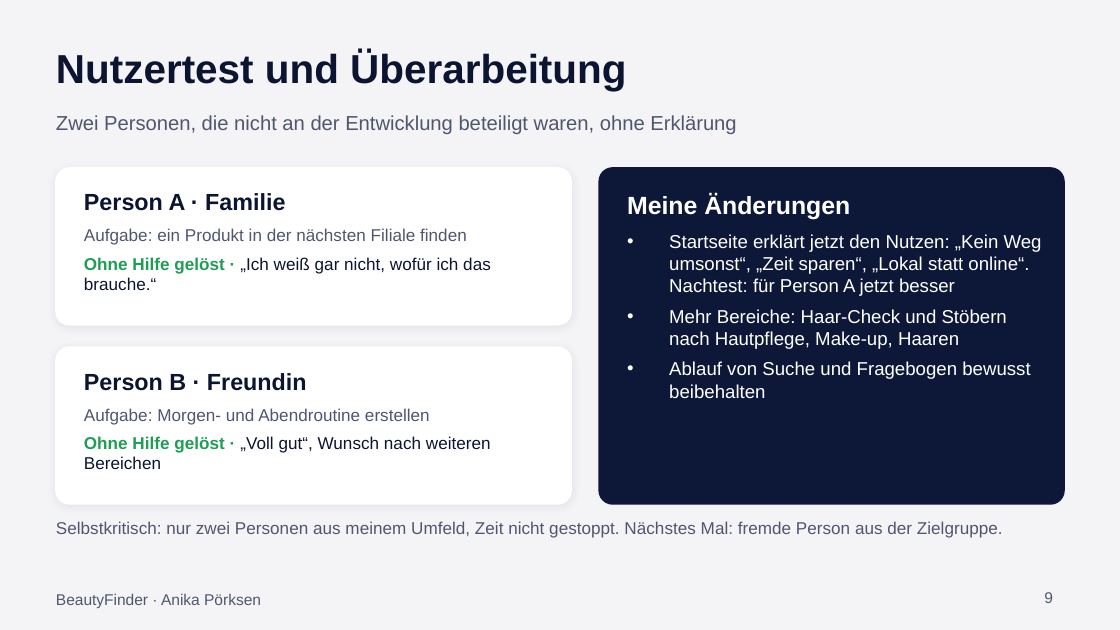
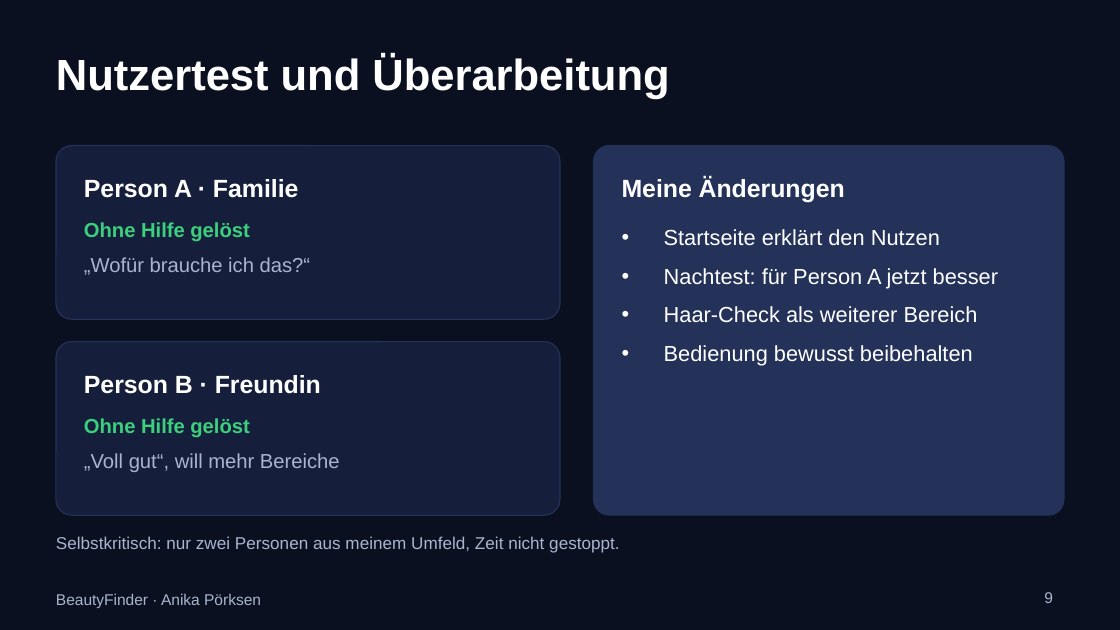
Before and after one commit to anikaprksn/Digitale-WElten, a slide deck: slide 9 of abgabe/Praesentation_BeautyFinder.pptx. Drawn at 1120x630 pixels with LibreOffice and Linux fonts; fonts in the diff are those of the drawing. Boxes give left, top, right and bottom in pixels: in the first picture for what was removed or moved away, otherwise in the second. Text is boxed around its words. In the diff, an @@ line names an element or a change of style, - is before the commit and + after.

```diff
--- a/abgabe/Praesentation_BeautyFinder.pptx
+++ b/abgabe/Praesentation_BeautyFinder.pptx
@@ background #F4F4F6 to #0A1020 @@
@@ text "Nutzertest und Überarbeitung" at bbox=[56, 55, 669, 99]: size 26 to 28 pt, text colour #0B1430 to #FFFFFF @@
@@ text removed at bbox=[56, 115, 736, 134] @@
-Zwei Personen, die nicht an der Entwicklung beteiligt waren, ohne Erklärung
@@ rounded rectangle at bbox=[56, 146, 560, 319]: fill #FFFFFF to #151F3B; outline #FFFFFF 1 pt to #24325A 0.75 pt; shadow off; proportions changed @@
@@ rounded rectangle: place and size @@
-rounded rectangle at bbox=[56, 168, 571, 325]
+rounded rectangle at bbox=[56, 146, 560, 319]
@@ rounded rectangle: place and size @@
-rounded rectangle at bbox=[599, 168, 1064, 504]
+rounded rectangle at bbox=[594, 146, 1064, 515]
@@ rounded rectangle at bbox=[594, 146, 1064, 515]: fill #0D1838 to #24325A; outline #0D1838 1 pt to #24325A 0.75 pt; proportions changed @@
@@ text "Person A · Familie" at bbox=[84, 179, 298, 198]: size 15 to 16 pt, text colour #0B1430 to #FFFFFF @@
@@ text "Person A · Familie": place and size @@
-text "Person A · Familie" at bbox=[84, 193, 285, 211]
+text "Person A · Familie" at bbox=[84, 179, 298, 198]
@@ text "Meine Änderungen": place and size @@
-text "Meine Änderungen" at bbox=[627, 194, 850, 220]
+text "Meine Änderungen" at bbox=[622, 177, 845, 203]
@@ text "Ohne Hilfe gelöst" at bbox=[84, 222, 249, 242]: vertical alignment top to middle @@
@@ text at bbox=[84, 222, 249, 242]: text changed; size 11 to 13 pt; text colour #0B1430 to #3CCF7C; bold on @@
-Ohne Hilfe gelöst · „Ich weiß gar nicht, wofür ich das brauche.“
+Ohne Hilfe gelöst
@@ text at bbox=[664, 229, 998, 366]: text changed; size 12 to 14 pt @@
-• Startseite erklärt jetzt den Nutzen: „Kein Weg umsonst“, „Zeit sparen“, „Lokal statt online“. Nachtest: für Person A jetzt besser
-• Mehr Bereiche: Haar-Check und Stöbern nach Hautpflege, Make-up, Haaren
-• Ablauf von Suche und Fragebogen bewusst beibehalten
+• Startseite erklärt den Nutzen
+• Nachtest: für Person A jetzt besser
+• Haar-Check als weiterer Bereich
+• Bedienung bewusst beibehalten
@@ text at bbox=[84, 257, 310, 275]: text changed; size 11 to 13 pt; text colour #4F5770 to #A9B4CF @@
-Aufgabe: ein Produkt in der nächsten Filiale finden
+„Wofür brauche ich das?“
@@ text "„Wofür brauche ich das?“" at bbox=[84, 257, 310, 275]: vertical alignment middle to top @@
@@ rounded rectangle: place and size @@
-rounded rectangle at bbox=[56, 347, 571, 504]
+rounded rectangle at bbox=[56, 342, 560, 515]
@@ rounded rectangle at bbox=[56, 342, 560, 515]: fill #FFFFFF to #151F3B; outline #FFFFFF 1 pt to #24325A 0.75 pt; shadow off; proportions changed @@
@@ text "Person B · Freundin" at bbox=[84, 375, 321, 394]: size 15 to 16 pt, text colour #0B1430 to #FFFFFF @@
@@ text at bbox=[84, 418, 249, 438]: text changed; size 11 to 13 pt; text colour #0B1430 to #3CCF7C; bold on @@
-Ohne Hilfe gelöst · „Voll gut“, Wunsch nach weiteren Bereichen
+Ohne Hilfe gelöst
@@ text "Ohne Hilfe gelöst" at bbox=[84, 418, 249, 438]: vertical alignment top to middle @@
@@ text "„Voll gut“, will mehr Bereiche" at bbox=[84, 453, 340, 472]: vertical alignment middle to top @@
@@ text at bbox=[84, 453, 340, 472]: text changed; size 11 to 13 pt; text colour #4F5770 to #A9B4CF @@
-Aufgabe: Morgen- und Abendroutine erstellen
+„Voll gut“, will mehr Bereiche
@@ text at bbox=[56, 536, 619, 553]: text changed; text colour #4F5770 to #A9B4CF @@
-Selbstkritisch: nur zwei Personen aus meinem Umfeld, Zeit nicht gestoppt. Nächstes Mal: fremde Person aus der Zielgruppe.
+Selbstkritisch: nur zwei Personen aus meinem Umfeld, Zeit nicht gestoppt.
@@ text "BeautyFinder · Anika Pörksen" at bbox=[56, 593, 261, 608]: text colour #4F5770 to #A9B4CF @@
@@ page number at bbox=[1044, 592, 1053, 603]: text colour #4F5770 to #A9B4CF @@
```
Also in this commit, not shown: 11 other slides changed.
